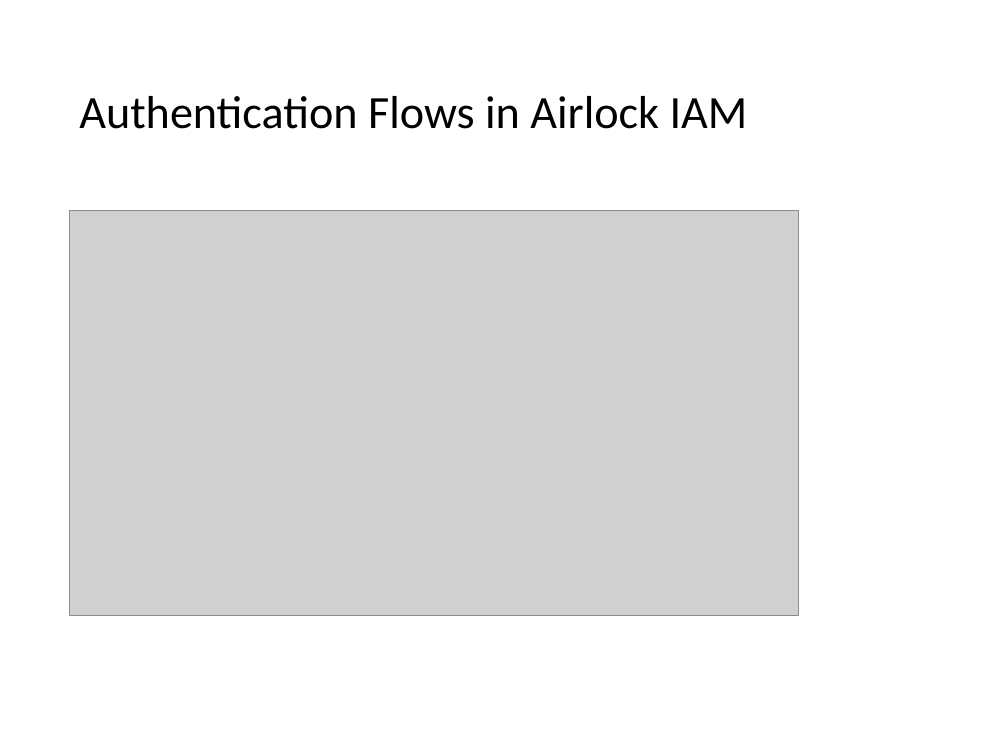
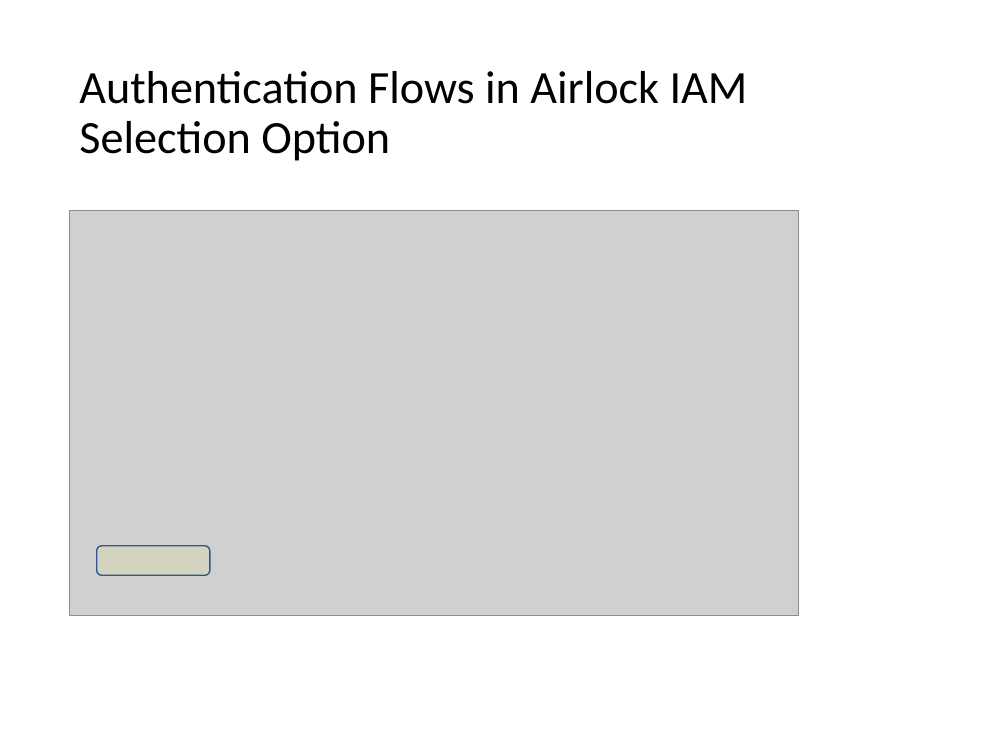
Before and after one commit to juandid/medusa-flow-visualizer, a slide deck: slide 7 of doc/Visualisierung_von_Authentication_Flows.pptx. Drawn at 1008x756 pixels with LibreOffice and Linux fonts; fonts in the diff are those of the drawing; grey boxes stand for pictures. Boxes give left, top, right and bottom in pixels: in the first picture for what was removed or moved away, otherwise in the second. Text is boxed around its words. In the diff, an @@ line names an element or a change of style, - is before the commit and + after.

```diff
--- a/doc/Visualisierung_von_Authentication_Flows.pptx
+++ b/doc/Visualisierung_von_Authentication_Flows.pptx
@@ title at [79, 71, 748, 161]: text changed @@
-Authentication Flows in Airlock IAM
+Authentication Flows in Airlock IAM
+Selection Option
@@ rounded rectangle added at [97, 545, 210, 575], fill #FFFF00 at 8% opacity, outline #325491 1 pt @@
```
Also in this commit, not shown: 8 other slides changed, 3 slides added, 1 slide removed.
